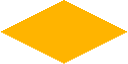
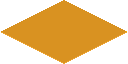
Layered file, before and after one edit (128x64). Changes by layer:
painted on "Layer 2" over [1, 32, 127, 64]
painted on "Layer 1" over [1, 0, 127, 64]
